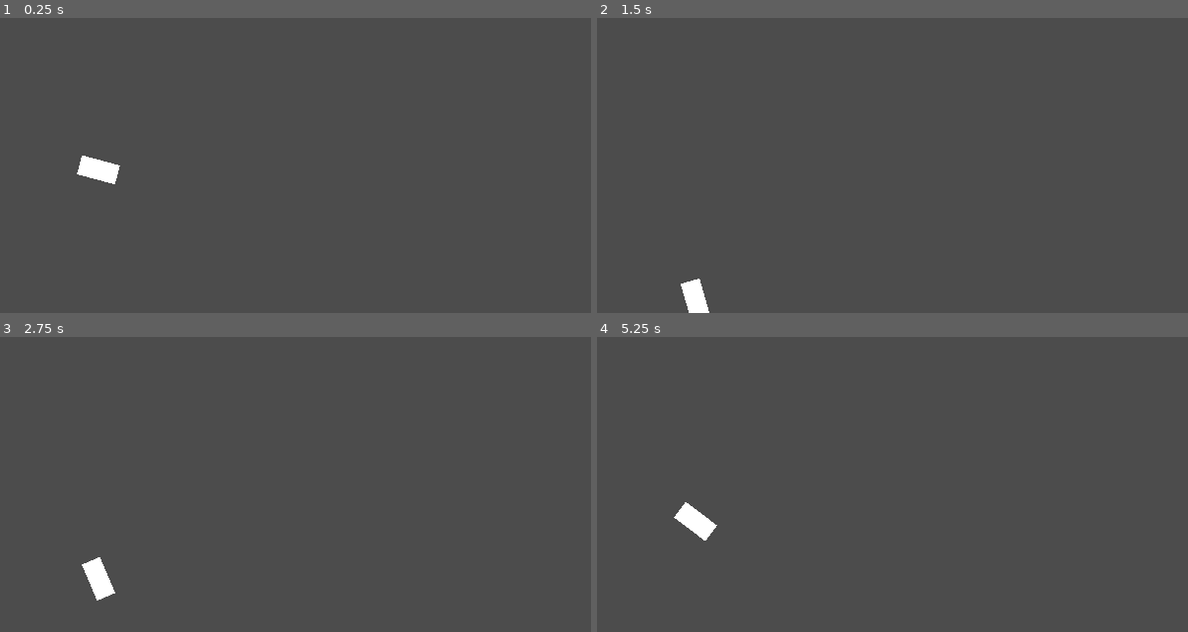
Above: before the commit, frames 1-4 (two rows, left to right).
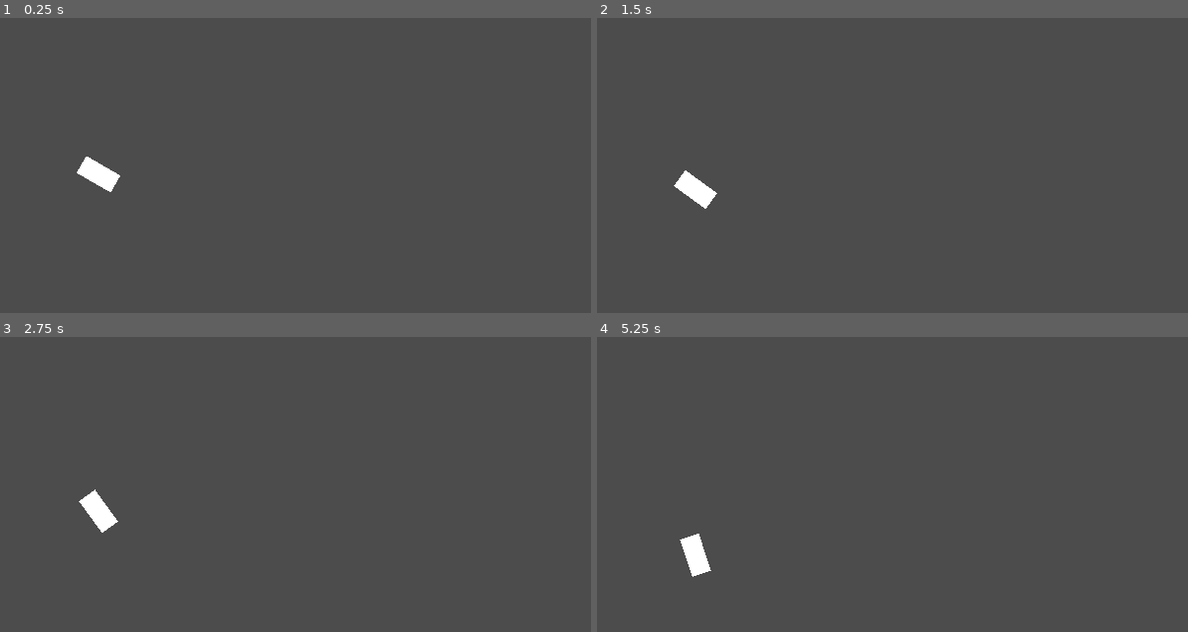
Above: after the commit, the same moments.

Repository: the-g-force/FamJam-October2020
Game: Godot game, scene res://src/Level.tscn
Two runs of this game, one before a commit and one after it. Both use one fixed random seed, a clock stepped at 60 frames per second and the inputs below.
Inputs (mouse positions are in pixels of both pictures, inside the frame that each line leads up to):
- Up to frame 1 (0.25 s): no input
- Up to frame 2 (1.5 s): move the mouse to (1022, 150) at 0.52 s; click (1022, 150) at 0.67 s; move the mouse to (774, 180) at 1.27 s; click (774, 180) at 1.42 s
- Up to frame 3 (2.75 s): move the mouse to (354, 419) at 2.02 s; click (354, 419) at 2.17 s
- Up to frame 4 (5.25 s): move the mouse to (862, 543) at 2.77 s; click (862, 543) at 2.92 s; move the mouse to (1069, 528) at 3.52 s; click (1069, 528) at 3.67 s; move the mouse to (715, 440) at 4.27 s; click (715, 440) at 4.42 s; move the mouse to (922, 484) at 5.02 s; click (922, 484) at 5.17 s

The runs differ from the first frame. In frame 1, 0.2% of the frame differs, in the area x 13-21%, y 46-59%; in frame 2, 0.8%; in frame 3, 0.9%, in the area x 13-20%, y 51-90%; in frame 4, 0.9%.

Commit message:
Add plane turn faster

Diff:
--- a/project/src/Level.gd
+++ b/project/src/Level.gd
@@ -1,4 +1,6 @@
 extends Node2D
+
+signal dead
 
 onready var player := $Plane
 
@@ -9,9 +11,11 @@
 
 func _on_Wall1_body_entered(body):
 	if body is Player:
+		emit_signal("dead")
 		_restart()
 
 
 func _on_Wall2_body_entered(body):
 	if body is Player:
+		emit_signal("dead")
 		_restart()
--- a/project/src/Plane.gd
+++ b/project/src/Plane.gd
@@ -2,14 +2,15 @@
 extends KinematicBody2D
 
 export var driftspeed := 200
+export var turnspeed := 2
 
 var _is_up := false
 
 func _physics_process(delta):
 	if _is_up and rotation_degrees > -90:
-		rotation_degrees -= 1
+		rotation_degrees -= turnspeed
 	elif not _is_up and rotation_degrees < 90:
-		rotation_degrees += 1
+		rotation_degrees += turnspeed
 	var speed = rotation_degrees/90
 	var _error = move_and_collide(Vector2(0,driftspeed)*speed*delta)
 	update()
